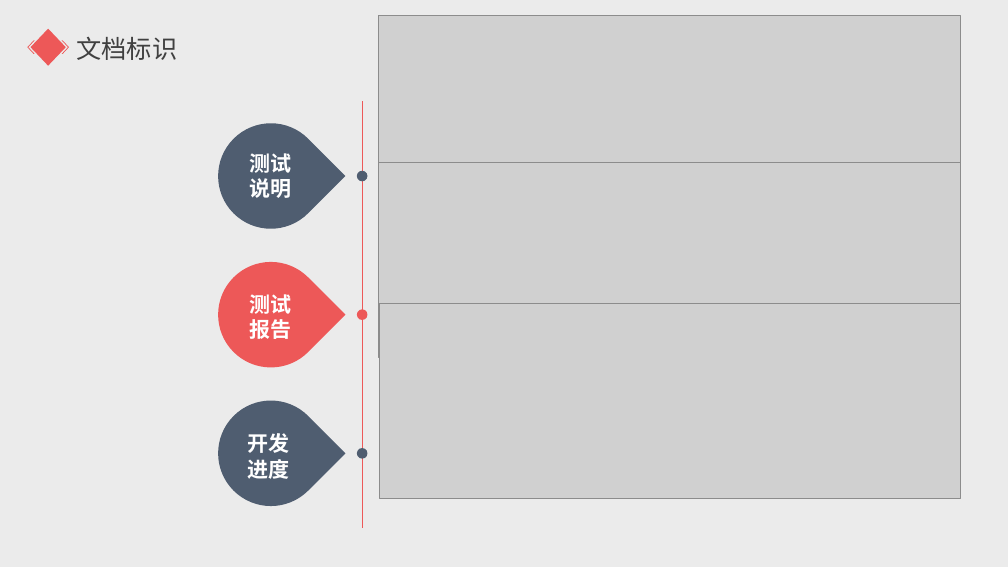
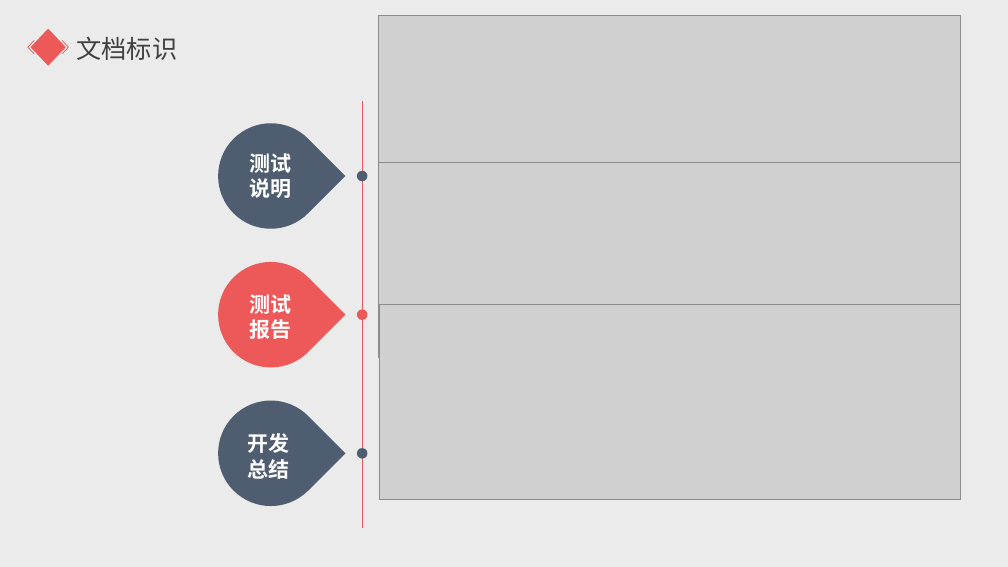
Before and after one commit to zszdxasdf/zhizhang, a slide deck: slide 4 of 实现/SE2020-G14-实现0.1/SE2020-G14-实现.pptx. Drawn at 1008x567 pixels with LibreOffice and Linux fonts; fonts in the diff are those of the drawing; grey boxes stand for pictures. Boxes give left, top, right and bottom in pixels: in the first picture for what was removed or moved away, otherwise in the second. Text is boxed around its words. In the diff, an @@ line names an element or a change of style, - is before the commit and + after.

```diff
--- a/实现/SE2020-G14-实现0.1/SE2020-G14-实现.pptx
+++ b/实现/SE2020-G14-实现0.1/SE2020-G14-实现.pptx
@@ text at (248, 433, 290, 479): text changed @@
-开发进度
+开发总结
```
Also in this commit, not shown: 2 other slides changed, 1 slide added, 3 other files.
